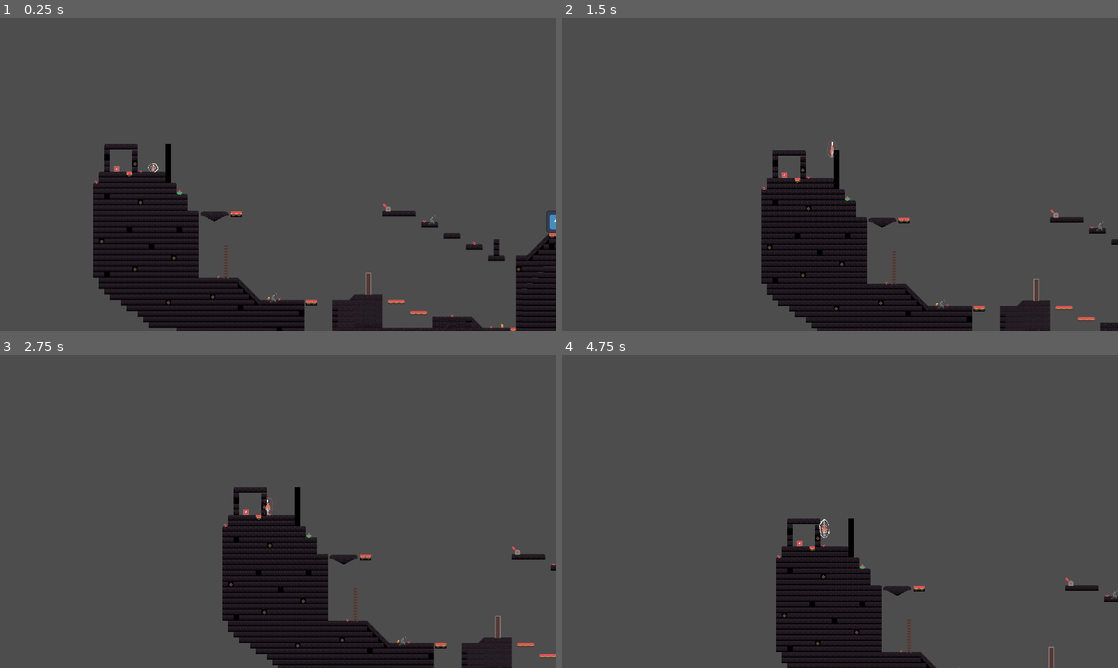
Above: before the commit, frames 1-4 (two rows, left to right).
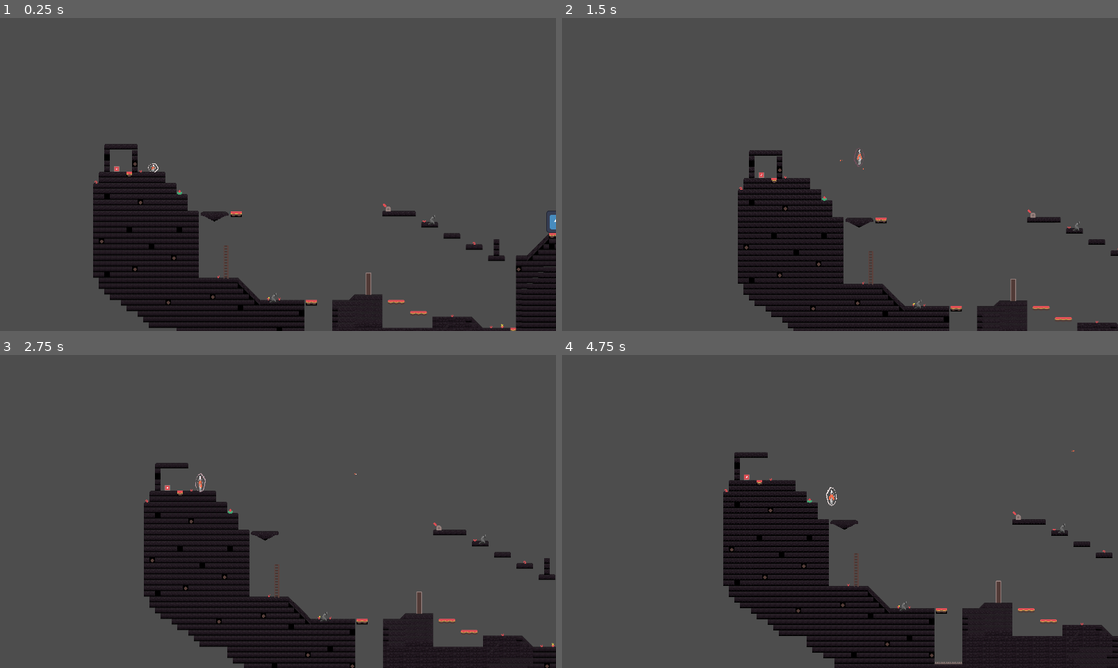
Above: after the commit, the same moments.

Repository: unsaltedkale/Quilt
Game: Godot game, scene res://Elena/elenatest.tscn
The game is run twice, just before and just after one commit, with the same random seed, the same clock (stepped at 60 frames per second) and the same inputs. This scene is started directly instead of the project's main scene. The engine's default icon, where the game draws it, is replaced by a stand-in: a white triangle on a blue panel in a dark square. Sound files missing from this copy of the repository are replaced by a short silence.
Inputs (mouse positions are in pixels of both pictures, inside the frame that each line leads up to):
- Up to frame 1 (0.25 s): no input
- Up to frame 2 (1.5 s): tap Enter at 0.5 s; move the mouse to (962, 158) at 0.52 s; hold D (move_right) from 0.53 s (still down); tap S (crouch) at 0.6 s; click (962, 158) at 0.67 s; tap Space (jump) at 0.77 s; move the mouse to (728, 190) at 1.27 s; click (728, 190) at 1.35 s
- Up to frame 3 (2.75 s): tap Space (jump) at 1.52 s; move the mouse to (333, 442) at 2.02 s; release D (move_right) at 2.03 s; hold A (move_left) from 2.03 s (still down); hold E (interact) from 2.03 s (still down)
- Up to frame 4 (4.75 s): move the mouse to (812, 574) at 2.77 s; release A (move_left) at 2.78 s; release E (interact) at 2.78 s; hold D (move_right) 2.78-4.28 s; tap S (crouch) at 2.85 s; click (812, 574) at 2.92 s; tap Space (jump) at 3.02, 3.77, 4.52 s; move the mouse to (1006, 558) at 3.52 s; press the mouse at (1006, 558) at 3.53 s; move the mouse to (673, 464) at 4.27 s; release the mouse at (673, 464) at 4.28 s; hold A (move_left) from 4.28 s (still down); tap E (interact) at 4.35 s

The runs differ from the first frame. In frame 1, 0.1% of the frame differs, in the area x 29-31%, y 40-53%; in frame 2, 6.7%; in frame 3, 16%, in the area x 25-100%, y 34-100%; in frame 4, 14%.

Commit message:
worked on resetting platforms when player dies

Diff:
--- a/Elena/Scripts/disappearing_platform.gd
+++ b/Elena/Scripts/disappearing_platform.gd
@@ -1,28 +1,35 @@
 extends RigidBody2D
 
 @onready var timer: Timer = $Timer
-@onready var player: CharacterBody2D
-@onready var start_pos: Vector2 = global_position
+@onready var player: CharacterBody2D = $"../Player"
+@onready var start_position
+@onready var start_rotation
+
+
 
 func _ready() -> void:
-	if get_tree().root.get_child(0).find_child("Req") != null:
-		player = get_tree().root.get_child(0).find_child("Req").find_child("Player")
-		print(player)
-	elif get_tree().root.find_child("Player") != null:
-		player = $"../Player"
+	#if get_tree().root.get_child(0).find_child("Req") != null:
+		#player = get_tree().root.get_child(0).find_child("Req").find_child("Player")
+		#print(player)
+	#elif get_tree().root.find_child("Player") != null:
+		#player = $"../Player"
+
 	self.gravity_scale = 0
-	print(player)
+	start_position = global_position
+	start_rotation = rotation
+
+	if player:
+		player.player_death.connect(reset_platforms)
 
 func _process(_delta: float) -> void:
-	if player == null:
-		if get_tree().root.get_child(0).find_child("Req") != null:
-			player = get_tree().root.get_child(0).find_child("Req").find_child("Player")
-			print(player)
-		elif get_tree().root.find_child("Player") != null:
-			player = $"../Player"
-	else:
-		if player.player_has_died == 1:
-			pass
+	pass
+
+	#if player == null:
+		#if get_tree().root.get_child(0).find_child("Req") != null:
+			#player = get_tree().root.get_child(0).find_child("Req").find_child("Player")
+			#print(player)
+		#elif get_tree().root.find_child("Player") != null:
+			#player = $"../Player"
 
 func _on_timer_area_body_entered(body: Node2D) -> void:
 		if body.is_in_group("Player"):
@@ -30,6 +37,7 @@
 
 func _on_timer_timeout() -> void:
 	self.gravity_scale = 1
+	$Timer.stop()
 	#animation or sprite change so it appears as crumbling/pieces when its falling? assuming we want something better than just the block plummenting to the ground
 
 func _on_death_area_body_entered(body: Node2D) -> void:
@@ -42,5 +50,16 @@
 
 func in_holding():
 	self.modulate.a = 0
-	$DeathArea/DeathCollision.set_deferred("disable", true)
+	$DeathArea/DeathCollision.set_deferred("disabled", true)
 	set_collision_layer_value(1, false)
+	set_deferred("freeze", true)
+
+func reset_platforms():
+	linear_velocity = Vector2.ZERO
+	angular_velocity = 0
+	global_position = start_position
+	rotation = start_rotation
+	self.gravity_scale = 0
+	self.modulate.a = 1
+	$DeathArea/DeathCollision.set_deferred("disabled", false)
+	set_collision_layer_value(1, true)
--- a/Elena/elenatest.tscn
+++ b/Elena/elenatest.tscn
@@ -6241,7 +6241,7 @@
 
 [node name="Collision" type="TileMapLayer" parent="Tiles" unique_id=988189280 groups=["tilemap"]]
 position = Vector2(0, -5)
-tile_map_data = PackedByteArray("AAA8ACgAAAACAAAAAAA9ACgAAAA …(26559 unchanged characters)… AAAAAAAAArABQAAAAAAAAAAABAACoAAAAAAAAAAAArABIAAAAAAAEAAAArABEAAAAAAAEAAAArABAAAAAAAAEAAAArAA8AAAAAAAEAAAArAA4AAAAAAAEAAAArAA0AAAAAAAEAAAArAAwAAAAAAAEAAABbACwAAAAQAAkAAABcACsAAAARAAkAAAA=")
+tile_map_data = PackedByteArray("AAA8ACgAAAACAAAAAAA9ACgAAAA …(26559 unchanged characters)… AAAAAAAAArABQAAAAAAAAAAABAACoAAAAAAAAAAABbACwAAAAQAAkAAABcACsAAAARAAkAAAA=")
 tile_set = SubResource("TileSet_1bvp3")
 
 [node name="Decorations_Unmagica_Barrier" type="TileMapLayer" parent="Tiles" unique_id=1166418729 groups=["tilemap"]]
--- a/Emily WIP/Scripts/player.gd
+++ b/Emily WIP/Scripts/player.gd
@@ -19,8 +19,6 @@
 @export var r_calc: recoil_calculation_type
 
 var jump_count : int
-
-var player_has_died: int = 0
 
 func _ready() -> void:
 	health = max_health
@@ -49,8 +47,6 @@
 
 func die():
 	print_debug("Player died")
-	player_has_died = 1
-	print("Player Has Died:",player_has_died)
 	$"../Camera2D".player_died()
 	player_death.emit()
 	spawn_player(spawn_point)
